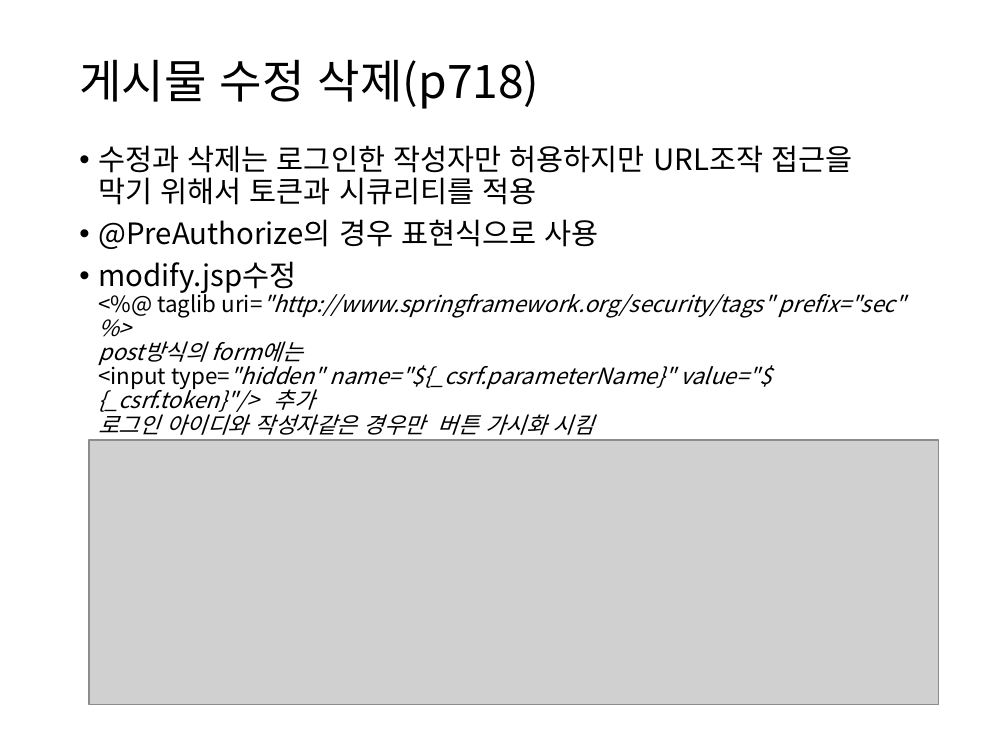
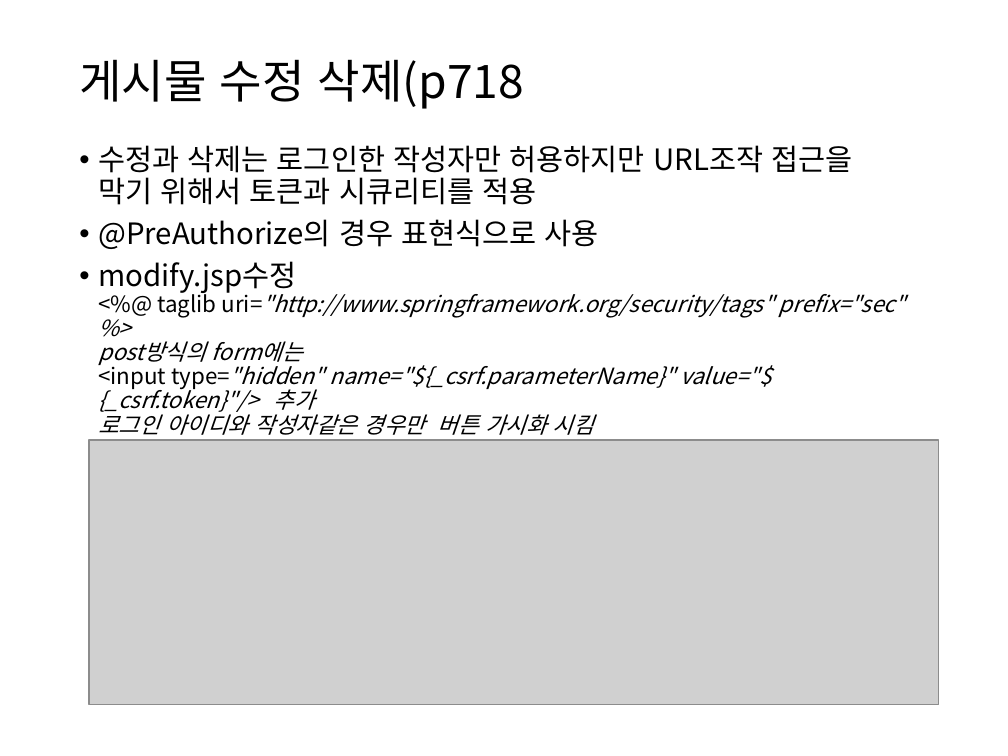
Before and after one commit to itrecipe/Web_Study_ez, a slide deck: slide 65 of spring - 학습자료/코드로 배우는 스프링 웹 프로젝트 (개정판) 학습자료/PART7.pptx. Drawn at 1008x756 pixels with LibreOffice and Linux fonts; fonts in the diff are those of the drawing; grey boxes stand for pictures. Boxes give left, top, right and bottom in pixels: in the first picture for what was removed or moved away, otherwise in the second. Text is boxed around its words. In the diff, an @@ line names an element or a change of style, - is before the commit and + after.

```diff
--- a/spring - 학습자료/코드로 배우는 스프링 웹 프로젝트 (개정판) 학습자료/PART7.pptx
+++ b/spring - 학습자료/코드로 배우는 스프링 웹 프로젝트 (개정판) 학습자료/PART7.pptx
@@ title at [79,59,524,109]: text changed @@
-게시물 수정 삭제(p718)
+게시물 수정 삭제(p718
```
Also in this commit, not shown: 9 other slides changed, 3 slides added, 1 other file.
